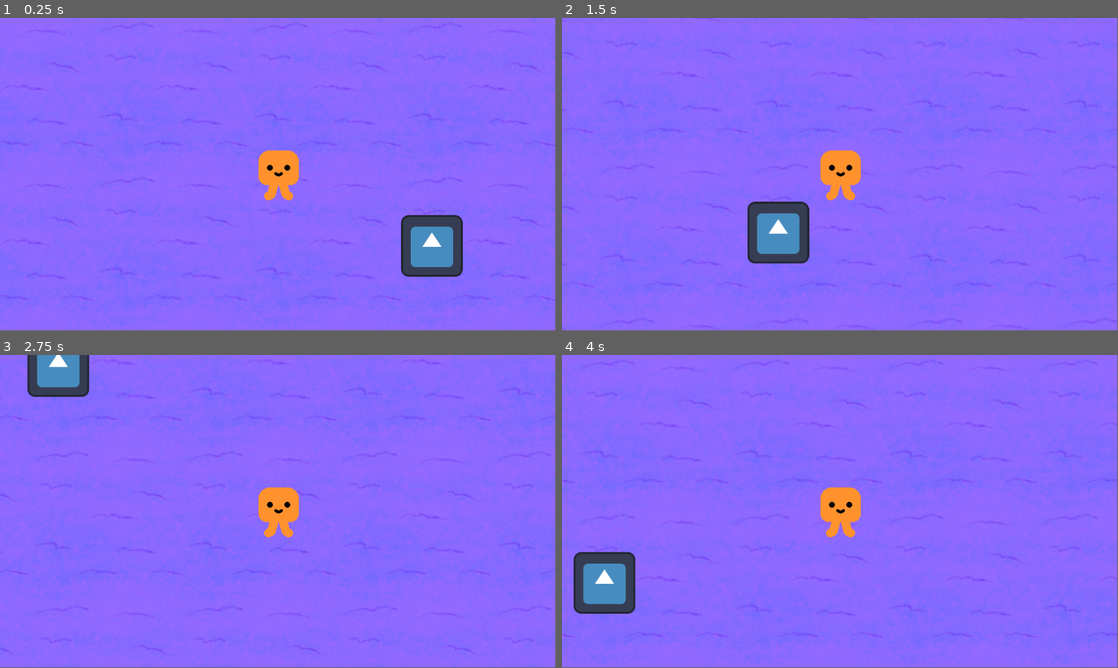
Above: before the commit, frames 1-4 (two rows, left to right).
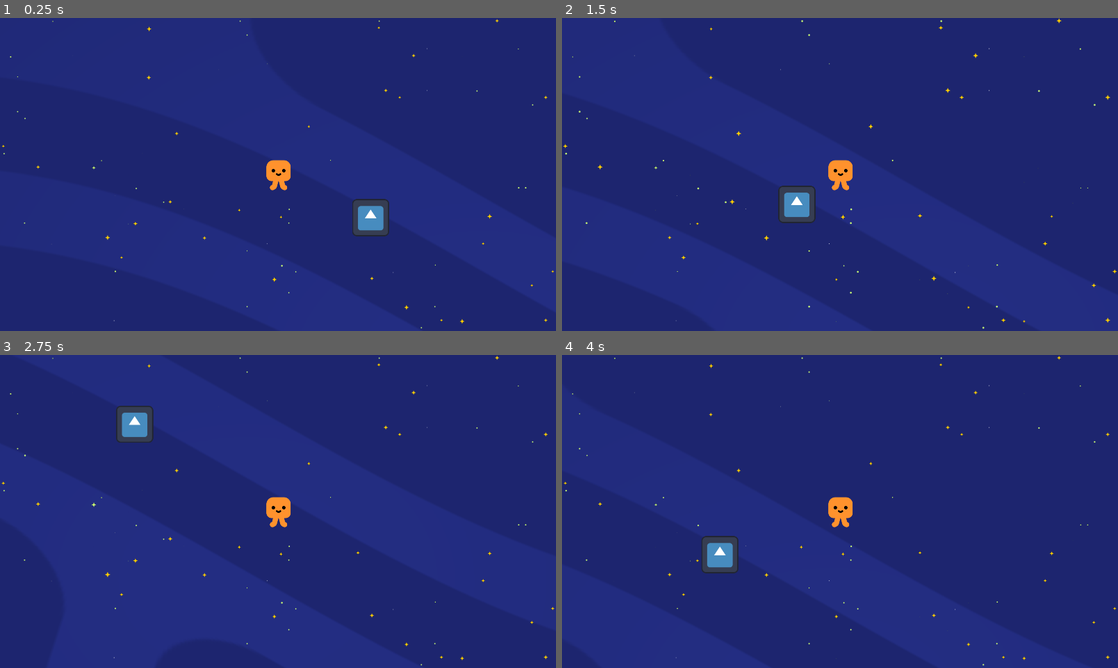
Above: after the commit, the same moments.

Repository: gdquest-demos/getting-started-with-godot-4
Game: Godot game, scene res://game.tscn
The game is run twice, just before and just after one commit, with the same random seed, the same clock (stepped at 60 frames per second) and the same inputs. The engine's default icon, where the game draws it, is replaced by a stand-in: a white triangle on a blue panel in a dark square.
Inputs:
- Up to frame 1 (0.25 s): no input
- Up to frame 2 (1.5 s): tap Enter at 0.5 s; hold D (move_right) 0.53-1.28 s; hold S (move_back) from 1.28 s (still down)
- Up to frame 3 (2.75 s): release S (move_back) at 2.03 s; hold D (move_right) from 2.03 s (still down)
- Up to frame 4 (4 s): release D (move_right) at 2.78 s; hold W (move_forward) 2.78-3.53 s; hold A (move_left) from 3.53 s (still down)
In our replay, the window is 799x449 before the commit and 800x450 after it. These sizes can differ from the game's own. Grey fills any space a smaller window leaves; there, only what the larger window draws over its background counts as a difference.

The runs differ from the first frame. In frame 1, 99% of the frame differs, in the area x 0-100%, y 0-100%; in frame 2, 99%; in frame 3, 99%; in frame 4, 99%.

Commit message:
change background 2d character demo, tweak code

Diff:
--- /dev/null
+++ b/2d-character-completed/assets/background/space_background.gd
@@ -0,0 +1,6 @@
+extends ColorRect
+
+func _process(_delta):
+	var camera_2d : Camera2D = get_viewport().get_camera_2d()
+	if camera_2d == null: return
+	material.set_shader_parameter("view_offset", camera_2d.global_position)
--- /dev/null
+++ b/2d-character-completed/assets/background/space_material.tres
@@ -0,0 +1,26 @@
+[gd_resource type="ShaderMaterial" load_steps=6 format=3 uid="uid://cgvnmpq6vnska"]
+
+[ext_resource type="Shader" path="res://assets/background/star_field.gdshader" id="1_xe26a"]
+[ext_resource type="Texture2D" uid="uid://dk462tbnxbke8" path="res://assets/background/space_pattern.png" id="2_x64ec"]
+[ext_resource type="Texture2D" uid="uid://b05epr78tg6cf" path="res://assets/background/star_tileset.png" id="3_6wsqn"]
+
+[sub_resource type="Gradient" id="Gradient_ddiw4"]
+interpolation_mode = 1
+offsets = PackedFloat32Array(0, 0.3, 0.7)
+colors = PackedColorArray(1, 0.816667, 0, 1, 0.804425, 0.99758, 0.45715, 1, 1, 1, 1, 1)
+
+[sub_resource type="GradientTexture1D" id="GradientTexture1D_ufo41"]
+gradient = SubResource("Gradient_ddiw4")
+
+[resource]
+shader = ExtResource("1_xe26a")
+shader_parameter/background_color = Color(0.137255, 0.176471, 0.509804, 1)
+shader_parameter/multiply_color = Color(0.592157, 0.588235, 0.639216, 1)
+shader_parameter/seed = 0.008
+shader_parameter/chance = 0.988
+shader_parameter/base_scale = 0.75
+shader_parameter/star_count = 20.0
+shader_parameter/view_offset = Vector2(0, 0)
+shader_parameter/space_pattern_sampler = ExtResource("2_x64ec")
+shader_parameter/star_tile_sampler = ExtResource("3_6wsqn")
+shader_parameter/stars_color_gradient = SubResource("GradientTexture1D_ufo41")
--- /dev/null
+++ b/2d-character-completed/assets/background/star_field.gdshader
@@ -0,0 +1,82 @@
+shader_type canvas_item;
+
+uniform vec3 background_color : source_color;
+uniform vec3 multiply_color : source_color;
+uniform sampler2D space_pattern_sampler : repeat_enable, filter_linear_mipmap;
+uniform sampler2D star_tile_sampler : filter_linear_mipmap;
+uniform sampler2D stars_color_gradient;
+
+uniform float seed = 0.0;
+uniform float chance = 0.95;
+uniform float base_scale = 40.0;
+uniform float star_count = 40.0;
+uniform vec2 view_offset = vec2(0.0);
+
+// Credits: Random and Rotate method from godotshaders.com
+// https://godotshaders.com/snippet/rotate/
+
+float random (vec2 uv) {
+    return fract(sin(dot(uv.xy,
+        vec2(12.9898,78.233))) * 43758.5453123);
+}
+
+vec2 rotate(vec2 uv, vec2 pivot, float angle)
+{
+	mat2 rotation = mat2(vec2(sin(angle), -cos(angle)),
+						vec2(cos(angle), sin(angle)));
+
+	uv -= pivot;
+	uv = uv * rotation;
+	uv += pivot;
+	return uv;
+}
+
+float map(float value, float min1, float max1, float min2, float max2) {
+  return min2 + (value - min1) * (max2 - min2) / (max1 - min1);
+}
+
+vec4 get_stars(vec2 coord, vec2 offset, float base_seed){
+	vec2 frag_coord_offset = coord + offset;
+
+	vec2 pos = fract(1.0 / star_count * frag_coord_offset);
+	float cell_id = random(round(1.0 / star_count * frag_coord_offset + 0.5) + base_seed);
+
+	float stars_mask = 0.0;
+	vec3 stars_color = vec3(0.0);
+
+	if(cell_id > chance){
+		float clamped_id = (map(cell_id, chance, 1.0, 0.0, 1.0));
+		stars_color = texture(stars_color_gradient, vec2(clamped_id, 0.0)).rgb;
+
+		pos.x += sin(clamped_id * 10.0) * 0.1;
+		pos.y += cos(clamped_id * 15.0) * 0.1;
+
+		float scale = base_scale + (sin(clamped_id * 40.0 + TIME * 2.0) * 0.15);
+		vec2 scaled_pos = (pos - 0.5) * scale + 0.5;
+		float star_id = floor(clamped_id * 3.0);
+		vec2 star_uv = (scaled_pos + vec2(star_id, 0.0)) / vec2(3.0, 1.0);
+		stars_mask = texture(star_tile_sampler, star_uv).x;
+	}
+	return vec4(stars_color, stars_mask);
+}
+
+void fragment(){
+	vec2 base_uv = rotate((UV * vec2(1.0, 0.95)) * 1.95 + vec2(0.0, sin(UV.x * PI * 2.0) * 0.15), vec2(0.5), 1.8);
+	base_uv *= 0.75;
+	base_uv.x += TIME * 0.015;
+
+	float space_pattern = texture(space_pattern_sampler, base_uv).x;
+
+	float dist = 1.0 - distance(UV, vec2(0.5));
+	dist = smoothstep(0.25, 1.0, dist);
+	float pattern = ((1.0 - space_pattern) * dist) * 0.4 + 0.6;
+
+	vec3 background = background_color * mix(multiply_color, vec3(1.0), pattern);
+
+	vec4 stars_1 = get_stars(FRAGCOORD.xy, view_offset * 0.25, seed);
+	vec4 stars_2 = get_stars(FRAGCOORD.xy, view_offset * 0.05, seed + 100.0);
+
+	vec4 stars = mix(stars_2, stars_1, stars_1.a);
+
+	COLOR.rgb = mix(background, stars.rgb, stars.a);
+}
--- /dev/null
+++ b/2d-character-completed/assets/space_background.tscn
@@ -0,0 +1,10 @@
+[gd_scene load_steps=2 format=3 uid="uid://bg2rl0qs5krng"]
+
+[ext_resource type="Material" uid="uid://cgvnmpq6vnska" path="res://assets/background/space_material.tres" id="1_bp5r5"]
+
+[node name="SpaceBackground" type="ColorRect"]
+material = ExtResource("1_bp5r5")
+offset_left = -2072.0
+offset_top = -1419.0
+offset_right = 3956.0
+offset_bottom = 3116.0
--- a/2d-character-completed/game.tscn
+++ b/2d-character-completed/game.tscn
@@ -1,18 +1,17 @@
 [gd_scene load_steps=4 format=3 uid="uid://bxd5y1yluj4tq"]
 
-[ext_resource type="Texture2D" uid="uid://dne1gifmdrt56" path="res://assets/ground.png" id="1_mm1as"]
+[ext_resource type="Material" uid="uid://cgvnmpq6vnska" path="res://assets/background/space_material.tres" id="1_avb6r"]
 [ext_resource type="PackedScene" uid="uid://b6uim8y3n6r5s" path="res://obstacle.tscn" id="1_nj6sa"]
 [ext_resource type="PackedScene" uid="uid://x38aolnvlbd" path="res://player.tscn" id="2_evddu"]
 
 [node name="Game" type="Node2D"]
 
-[node name="TextureRect" type="TextureRect" parent="."]
+[node name="TextureRect" type="ColorRect" parent="."]
+material = ExtResource("1_avb6r")
 offset_left = -2072.0
 offset_top = -1419.0
 offset_right = 3956.0
 offset_bottom = 3116.0
-texture = ExtResource("1_mm1as")
-stretch_mode = 1
 
 [node name="Obstacle" parent="." instance=ExtResource("1_nj6sa")]
 position = Vector2(554, 309)
--- a/2d-character-completed/player.gd
+++ b/2d-character-completed/player.gd
@@ -3,12 +3,12 @@
 
 func _physics_process(delta):
 	const SPEED = 600.0
-	const ACCELERATION = 30
+	const ACCELERATION = 3000.0
 	var direction = Input.get_vector("move_left", "move_right", "move_forward", "move_back")
 
-	if (direction != Vector2.ZERO):
-		velocity = velocity.move_toward(direction * SPEED, ACCELERATION)
+	if direction != Vector2.ZERO:
+		velocity = velocity.move_toward(direction * SPEED, ACCELERATION * delta)
 	else:
-		velocity = velocity.move_toward(Vector2.ZERO, ACCELERATION)
+		velocity = velocity.move_toward(Vector2.ZERO, ACCELERATION * delta)
 
 	move_and_slide()
--- a/2d-character-completed/player.tscn
+++ b/2d-character-completed/player.tscn
@@ -1,6 +1,6 @@
 [gd_scene load_steps=4 format=3 uid="uid://x38aolnvlbd"]
 
-[ext_resource type="Texture2D" uid="uid://b3u08ufo53gb3" path="res://assets/square_ref.png" id="1_5x7od"]
+[ext_resource type="Texture2D" uid="uid://b3u08ufo53gb3" path="res://assets/character.png" id="1_5x7od"]
 [ext_resource type="Script" path="res://player.gd" id="1_quhf8"]
 
 [sub_resource type="RectangleShape2D" id="RectangleShape2D_qlgqv"]
--- a/2d-character-completed/project.godot
+++ b/2d-character-completed/project.godot
@@ -14,6 +14,13 @@
 run/main_scene="res://game.tscn"
 config/features=PackedStringArray("4.1", "Forward Plus")
 config/icon="res://icon.svg"
+
+[display]
+
+window/size/viewport_width=1920
+window/size/viewport_height=1080
+window/stretch/mode="viewport"
+window/stretch/aspect="keep_width"
 
 [input]
 
Binary file added: 2d-character-completed/assets/background/space_pattern.png
Not shown, added: 2d-character-completed/assets/background/space_pattern.png.import
Binary file added: 2d-character-completed/assets/background/star_tileset.png
Not shown, changed: 2d-character-completed/assets/background/star_tileset.png.import
Renamed: 2d-character-completed/assets/square_ref.png -> 2d-character-completed/assets/character.png
Not shown, changed: 2d-character-completed/assets/character.png.import
Binary file removed: 2d-character-completed/assets/ground.png
